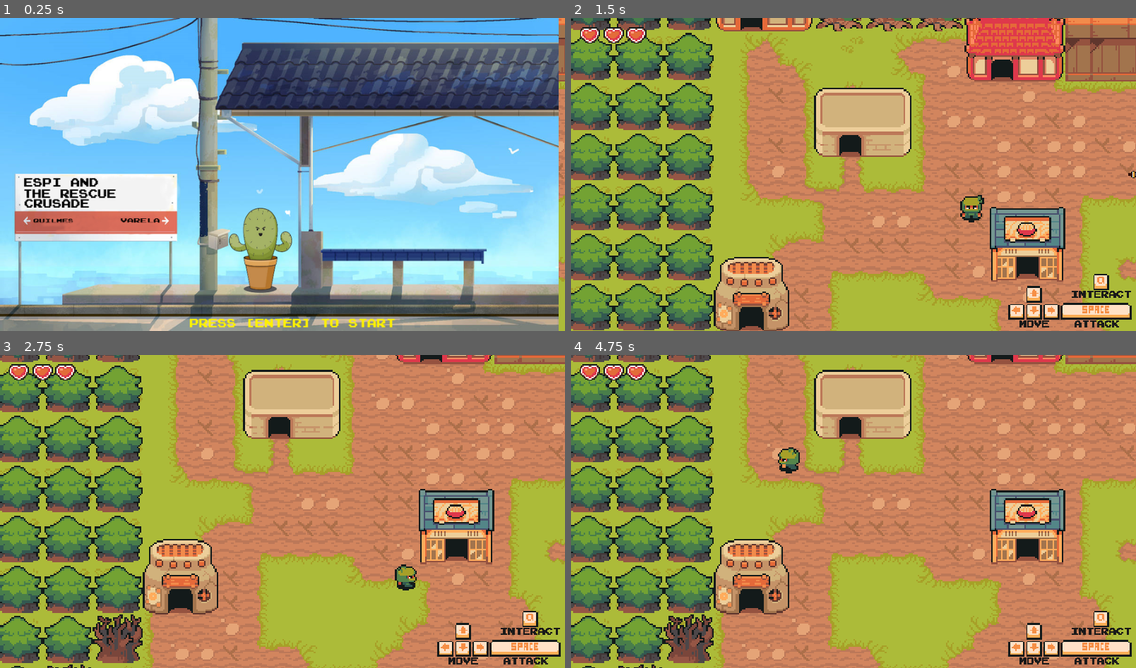
Above: before the commit, frames 1-4 (two rows, left to right).
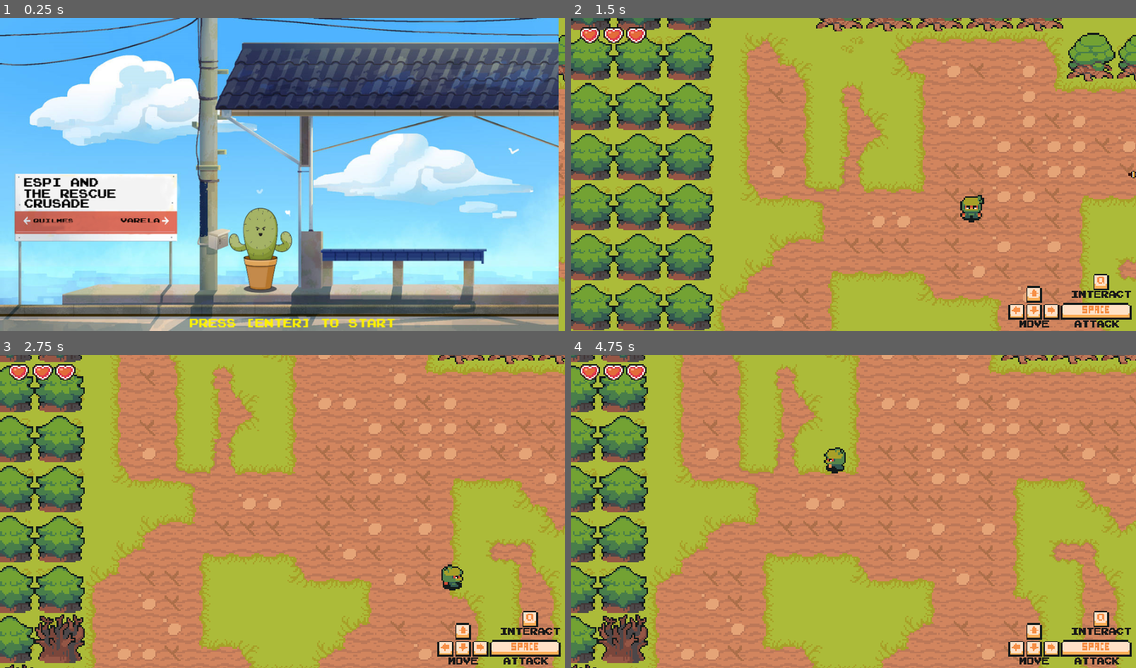
Above: after the commit, the same moments.

Repository: 12-cactus/espi-and-the-rescue-crusade
Game: Godot game, scene res://Main.tscn
The game is run twice, just before and just after one commit, with the same random seed, the same clock (stepped at 60 frames per second) and the same inputs.
Inputs:
- Up to frame 1 (0.25 s): no input
- Up to frame 2 (1.5 s): tap Enter (start) at 0.5 s; hold Right (right) 0.53-1.28 s; tap Space (fire) at 0.6 s; hold Down (down) from 1.28 s (still down); tap Q (next_dialog) at 1.35 s
- Up to frame 3 (2.75 s): release Down (down) at 2.03 s; hold Right (right) from 2.03 s (still down); hold Enter (start) from 2.03 s (still down)
- Up to frame 4 (4.75 s): release Right (right) at 2.78 s; release Enter (start) at 2.78 s; hold Up (up) 2.78-3.53 s; tap Space (fire) at 2.85 s; hold Left (left) from 3.53 s (still down); tap Q (next_dialog) at 3.6 s; tap Enter (start) at 4.35 s

The runs differ from the first frame. In frame 1, 0.2% of the frame differs, in the area x 98-100%, y 0-21%; in frame 2, 16%; in frame 3, 55%; in frame 4, 59%, in the area x 0-100%, y 0-100%.

Commit message:
:art: add houses (rebase)

Diff:
--- a/entities/World/Conurban.tscn
+++ b/entities/World/Conurban.tscn
@@ -8,6 +8,344 @@
 [ext_resource path="res://assets/sound/Enemy.ogg" type="AudioStream" id=6]
 [ext_resource path="res://assets/sound/First Level.ogg" type="AudioStream" id=7]
 [ext_resource path="res://assets/Backgrounds/TilesetHouse.png" type="Texture" id=8]
+
+[sub_resource type="ConvexPolygonShape2D" id=6]
+points = PoolVector2Array( 64, 48, 0, 48, 0, 16, 64, 16 )
+
+[sub_resource type="ConvexPolygonShape2D" id=7]
+points = PoolVector2Array( 64, 48, 0, 48, 0, 16, 64, 16 )
+
+[sub_resource type="ConvexPolygonShape2D" id=16]
+points = PoolVector2Array( 0, 16, 64, 16, 64, 80, 0, 80 )
+
+[sub_resource type="ConvexPolygonShape2D" id=17]
+points = PoolVector2Array( 48, 80, 0, 80, 0, 0, 48, 0 )
+
+[sub_resource type="ConvexPolygonShape2D" id=18]
+points = PoolVector2Array( 48, 48, 0, 48, 0, 0, 48, 0 )
+
+[sub_resource type="ConvexPolygonShape2D" id=19]
+points = PoolVector2Array( 0, 0, 16, 0, 16, 48, 0, 48 )
+
+[sub_resource type="ConvexPolygonShape2D" id=8]
+points = PoolVector2Array( 64, 48, 0, 48, 0, 16, 64, 16 )
+
+[sub_resource type="ConvexPolygonShape2D" id=9]
+points = PoolVector2Array( 64, 48, 0, 48, 0, 16, 64, 16 )
+
+[sub_resource type="ConvexPolygonShape2D" id=10]
+points = PoolVector2Array( 0, 16, 48, 16, 48, 48, 0, 48 )
+
+[sub_resource type="ConvexPolygonShape2D" id=11]
+points = PoolVector2Array( 0, 16, 64, 16, 64, 48, 0, 48 )
+
+[sub_resource type="ConvexPolygonShape2D" id=12]
+points = PoolVector2Array( 0, 16, 48, 16, 48, 48, 0, 48 )
+
+[sub_resource type="ConvexPolygonShape2D" id=13]
+points = PoolVector2Array( 0, 16, 48, 16, 48, 48, 0, 48 )
+
+[sub_resource type="ConvexPolygonShape2D" id=14]
+points = PoolVector2Array( 48, 48, 0, 48, 0, 16, 48, 16 )
+
+[sub_resource type="ConvexPolygonShape2D" id=15]
+points = PoolVector2Array( 48, 32, 0, 32, 0, 0, 48, 0 )
+
+[sub_resource type="TileSet" id=5]
+0/name = "TilesetHouse.png 0"
+0/texture = ExtResource( 8 )
+0/tex_offset = Vector2( 0, 0 )
+0/modulate = Color( 1, 1, 1, 1 )
+0/region = Rect2( 0, 0, 64, 48 )
+0/tile_mode = 0
+0/occluder_offset = Vector2( 0, 0 )
+0/navigation_offset = Vector2( 0, 0 )
+0/shape_offset = Vector2( 0, 0 )
+0/shape_transform = Transform2D( 1, 0, 0, 1, 0, 0 )
+0/shape = SubResource( 6 )
+0/shape_one_way = false
+0/shape_one_way_margin = 1.0
+0/shapes = [ {
+"autotile_coord": Vector2( 0, 0 ),
+"one_way": false,
+"one_way_margin": 1.0,
+"shape": SubResource( 6 ),
+"shape_transform": Transform2D( 1, 0, 0, 1, 0, 0 )
+} ]
+0/z_index = 0
+1/name = "TilesetHouse.png 1"
+1/texture = ExtResource( 8 )
+1/tex_offset = Vector2( 0, 0 )
+1/modulate = Color( 1, 1, 1, 1 )
+1/region = Rect2( 64, 0, 64, 48 )
+1/tile_mode = 0
+1/occluder_offset = Vector2( 0, 0 )
+1/navigation_offset = Vector2( 0, 0 )
+1/shape_offset = Vector2( 0, 0 )
+1/shape_transform = Transform2D( 1, 0, 0, 1, 0, 0 )
+1/shape = SubResource( 7 )
+1/shape_one_way = false
+1/shape_one_way_margin = 1.0
+1/shapes = [ {
+"autotile_coord": Vector2( 0, 0 ),
+"one_way": false,
+"one_way_margin": 1.0,
+"shape": SubResource( 7 ),
+"shape_transform": Transform2D( 1, 0, 0, 1, 0, 0 )
+} ]
+1/z_index = 0
+2/name = "TilesetHouse.png 2"
+2/texture = ExtResource( 8 )
+2/tex_offset = Vector2( 0, 0 )
+2/modulate = Color( 1, 1, 1, 1 )
+2/region = Rect2( 128, 0, 64, 48 )
+2/tile_mode = 0
+2/occluder_offset = Vector2( 0, 0 )
+2/navigation_offset = Vector2( 0, 0 )
+2/shape_offset = Vector2( 0, 0 )
+2/shape_transform = Transform2D( 1, 0, 0, 1, 0, 0 )
+2/shape = SubResource( 8 )
+2/shape_one_way = false
+2/shape_one_way_margin = 1.0
+2/shapes = [ {
+"autotile_coord": Vector2( 0, 0 ),
+"one_way": false,
+"one_way_margin": 1.0,
+"shape": SubResource( 8 ),
+"shape_transform": Transform2D( 1, 0, 0, 1, 0, 0 )
+} ]
+2/z_index = 0
+3/name = "TilesetHouse.png 3"
+3/texture = ExtResource( 8 )
+3/tex_offset = Vector2( 0, 0 )
+3/modulate = Color( 1, 1, 1, 1 )
+3/region = Rect2( 192, 0, 64, 48 )
+3/tile_mode = 0
+3/occluder_offset = Vector2( 0, 0 )
+3/navigation_offset = Vector2( 0, 0 )
+3/shape_offset = Vector2( 0, 0 )
+3/shape_transform = Transform2D( 1, 0, 0, 1, 0, 0 )
+3/shape = SubResource( 9 )
+3/shape_one_way = false
+3/shape_one_way_margin = 1.0
+3/shapes = [ {
+"autotile_coord": Vector2( 0, 0 ),
+"one_way": false,
+"one_way_margin": 1.0,
+"shape": SubResource( 9 ),
+"shape_transform": Transform2D( 1, 0, 0, 1, 0, 0 )
+} ]
+3/z_index = 0
+4/name = "TilesetHouse.png 4"
+4/texture = ExtResource( 8 )
+4/tex_offset = Vector2( 0, 0 )
+4/modulate = Color( 1, 1, 1, 1 )
+4/region = Rect2( 256, 0, 48, 48 )
+4/tile_mode = 0
+4/occluder_offset = Vector2( 0, 0 )
+4/navigation_offset = Vector2( 0, 0 )
+4/shape_offset = Vector2( 0, 0 )
+4/shape_transform = Transform2D( 1, 0, 0, 1, 0, 0 )
+4/shape = SubResource( 10 )
+4/shape_one_way = false
+4/shape_one_way_margin = 1.0
+4/shapes = [ {
+"autotile_coord": Vector2( 0, 0 ),
+"one_way": false,
+"one_way_margin": 1.0,
+"shape": SubResource( 10 ),
+"shape_transform": Transform2D( 1, 0, 0, 1, 0, 0 )
+} ]
+4/z_index = 0
+5/name = "TilesetHouse.png 5"
+5/texture = ExtResource( 8 )
+5/tex_offset = Vector2( 0, 0 )
+5/modulate = Color( 1, 1, 1, 1 )
+5/region = Rect2( 304, 0, 64, 48 )
+5/tile_mode = 0
+5/occluder_offset = Vector2( 0, 0 )
+5/navigation_offset = Vector2( 0, 0 )
+5/shape_offset = Vector2( 0, 0 )
+5/shape_transform = Transform2D( 1, 0, 0, 1, 0, 0 )
+5/shape = SubResource( 11 )
+5/shape_one_way = false
+5/shape_one_way_margin = 1.0
+5/shapes = [ {
+"autotile_coord": Vector2( 0, 0 ),
+"one_way": false,
+"one_way_margin": 1.0,
+"shape": SubResource( 11 ),
+"shape_transform": Transform2D( 1, 0, 0, 1, 0, 0 )
+} ]
+5/z_index = 0
+6/name = "TilesetHouse.png 6"
+6/texture = ExtResource( 8 )
+6/tex_offset = Vector2( 0, 0 )
+6/modulate = Color( 1, 1, 1, 1 )
+6/region = Rect2( 368, 0, 48, 48 )
+6/tile_mode = 0
+6/occluder_offset = Vector2( 0, 0 )
+6/navigation_offset = Vector2( 0, 0 )
+6/shape_offset = Vector2( 0, 0 )
+6/shape_transform = Transform2D( 1, 0, 0, 1, 0, 0 )
+6/shape = SubResource( 12 )
+6/shape_one_way = false
+6/shape_one_way_margin = 1.0
+6/shapes = [ {
+"autotile_coord": Vector2( 0, 0 ),
+"one_way": false,
+"one_way_margin": 1.0,
+"shape": SubResource( 12 ),
+"shape_transform": Transform2D( 1, 0, 0, 1, 0, 0 )
+} ]
+6/z_index = 0
+7/name = "TilesetHouse.png 7"
+7/texture = ExtResource( 8 )
+7/tex_offset = Vector2( 0, 0 )
+7/modulate = Color( 1, 1, 1, 1 )
+7/region = Rect2( 416, 0, 48, 48 )
+7/tile_mode = 0
+7/occluder_offset = Vector2( 0, 0 )
+7/navigation_offset = Vector2( 0, 0 )
+7/shape_offset = Vector2( 0, 0 )
+7/shape_transform = Transform2D( 1, 0, 0, 1, 0, 0 )
+7/shape = SubResource( 13 )
+7/shape_one_way = false
+7/shape_one_way_margin = 1.0
+7/shapes = [ {
+"autotile_coord": Vector2( 0, 0 ),
+"one_way": false,
+"one_way_margin": 1.0,
+"shape": SubResource( 13 ),
+"shape_transform": Transform2D( 1, 0, 0, 1, 0, 0 )
+} ]
+7/z_index = 0
+8/name = "TilesetHouse.png 8"
+8/texture = ExtResource( 8 )
+8/tex_offset = Vector2( 0, 0 )
+8/modulate = Color( 1, 1, 1, 1 )
+8/region = Rect2( 0, 112, 48, 48 )
+8/tile_mode = 0
+8/occluder_offset = Vector2( 0, 0 )
+8/navigation_offset = Vector2( 0, 0 )
+8/shape_offset = Vector2( 0, 0 )
+8/shape_transform = Transform2D( 1, 0, 0, 1, 0, 0 )
+8/shape = SubResource( 14 )
+8/shape_one_way = false
+8/shape_one_way_margin = 1.0
+8/shapes = [ {
+"autotile_coord": Vector2( 0, 0 ),
+"one_way": false,
+"one_way_margin": 1.0,
+"shape": SubResource( 14 ),
+"shape_transform": Transform2D( 1, 0, 0, 1, 0, 0 )
+} ]
+8/z_index = 0
+9/name = "TilesetHouse.png 9"
+9/texture = ExtResource( 8 )
+9/tex_offset = Vector2( 0, 0 )
+9/modulate = Color( 1, 1, 1, 1 )
+9/region = Rect2( 48, 128, 48, 32 )
+9/tile_mode = 0
+9/occluder_offset = Vector2( 0, 0 )
+9/navigation_offset = Vector2( 0, 0 )
+9/shape_offset = Vector2( 0, 0 )
+9/shape_transform = Transform2D( 1, 0, 0, 1, 0, 0 )
+9/shape = SubResource( 15 )
+9/shape_one_way = false
+9/shape_one_way_margin = 1.0
+9/shapes = [ {
+"autotile_coord": Vector2( 0, 0 ),
+"one_way": false,
+"one_way_margin": 1.0,
+"shape": SubResource( 15 ),
+"shape_transform": Transform2D( 1, 0, 0, 1, 0, 0 )
+} ]
+9/z_index = 0
+10/name = "TilesetHouse.png 10"
+10/texture = ExtResource( 8 )
+10/tex_offset = Vector2( 0, 0 )
+10/modulate = Color( 1, 1, 1, 1 )
+10/region = Rect2( 400, 224, 64, 80 )
+10/tile_mode = 0
+10/occluder_offset = Vector2( 0, 0 )
+10/navigation_offset = Vector2( 0, 0 )
+10/shape_offset = Vector2( 0, 0 )
+10/shape_transform = Transform2D( 1, 0, 0, 1, 0, 0 )
+10/shape = SubResource( 16 )
+10/shape_one_way = false
+10/shape_one_way_margin = 1.0
+10/shapes = [ {
+"autotile_coord": Vector2( 0, 0 ),
+"one_way": false,
+"one_way_margin": 1.0,
+"shape": SubResource( 16 ),
+"shape_transform": Transform2D( 1, 0, 0, 1, 0, 0 )
+} ]
+10/z_index = 0
+11/name = "TilesetHouse.png 11"
+11/texture = ExtResource( 8 )
+11/tex_offset = Vector2( 0, 0 )
+11/modulate = Color( 1, 1, 1, 1 )
+11/region = Rect2( 256, 96, 48, 80 )
+11/tile_mode = 0
+11/occluder_offset = Vector2( 0, 0 )
+11/navigation_offset = Vector2( 0, 0 )
+11/shape_offset = Vector2( 0, 0 )
+11/shape_transform = Transform2D( 1, 0, 0, 1, 0, 0 )
+11/shape = SubResource( 17 )
+11/shape_one_way = false
+11/shape_one_way_margin = 1.0
+11/shapes = [ {
+"autotile_coord": Vector2( 0, 0 ),
+"one_way": false,
+"one_way_margin": 1.0,
+"shape": SubResource( 17 ),
+"shape_transform": Transform2D( 1, 0, 0, 1, 0, 0 )
+} ]
+11/z_index = 0
+12/name = "TilesetHouse.png 12"
+12/texture = ExtResource( 8 )
+12/tex_offset = Vector2( 0, 0 )
+12/modulate = Color( 1, 1, 1, 1 )
+12/region = Rect2( 352, 48, 48, 48 )
+12/tile_mode = 0
+12/occluder_offset = Vector2( 0, 0 )
+12/navigation_offset = Vector2( 0, 0 )
+12/shape_offset = Vector2( 0, 0 )
+12/shape_transform = Transform2D( 1, 0, 0, 1, 0, 0 )
+12/shape = SubResource( 18 )
+12/shape_one_way = false
+12/shape_one_way_margin = 1.0
+12/shapes = [ {
+"autotile_coord": Vector2( 0, 0 ),
+"one_way": false,
+"one_way_margin": 1.0,
+"shape": SubResource( 18 ),
+"shape_transform": Transform2D( 1, 0, 0, 1, 0, 0 )
+} ]
+12/z_index = 0
+13/name = "TilesetHouse.png 13"
+13/texture = ExtResource( 8 )
+13/tex_offset = Vector2( 0, 0 )
+13/modulate = Color( 1, 1, 1, 1 )
+13/region = Rect2( 352, 96, 48, 48 )
+13/tile_mode = 0
+13/occluder_offset = Vector2( 0, 0 )
+13/navigation_offset = Vector2( 0, 0 )
+13/shape_offset = Vector2( 0, 0 )
+13/shape_transform = Transform2D( 1, 0, 0, 1, 0, 0 )
+13/shape = SubResource( 19 )
+13/shape_one_way = false
+13/shape_one_way_margin = 1.0
+13/shapes = [ {
+"autotile_coord": Vector2( 0, 0 ),
+"one_way": false,
+"one_way_margin": 1.0,
+"shape": SubResource( 19 ),
+"shape_transform": Transform2D( 1, 0, 0, 1, 0, 0 )
+} ]
+13/z_index = 0
 
 [sub_resource type="ConvexPolygonShape2D" id=1]
 points = PoolVector2Array( 64, 48, 0, 48, 0, 16, 64, 16 )
